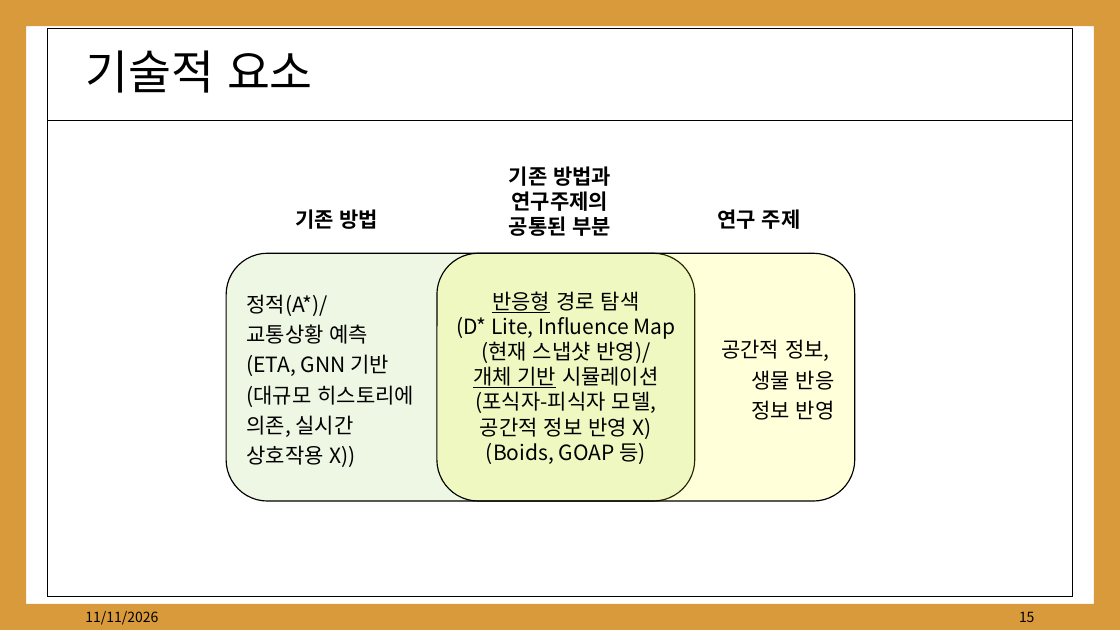
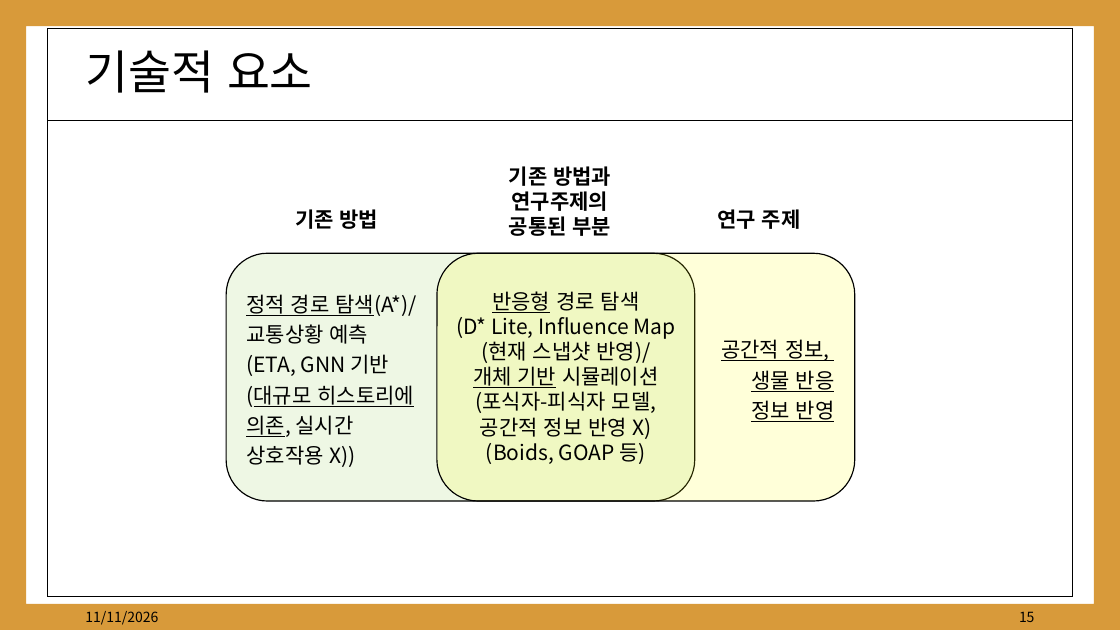
Before and after one commit to kwakyerin/2026_Graduation_Project, a slide deck: slide 15 of documents/HyunahKwon/01_works/01_designing/03_for_pt_professor/3차_배트와달트_정식제안서.pptx. Drawn at 1120x630 pixels with LibreOffice and Linux fonts; fonts in the diff are those of the drawing. Boxes give left, top, right and bottom in pixels: in the first picture for what was removed or moved away, otherwise in the second. Text is boxed around its words. In the diff, an @@ line names an element or a change of style, - is before the commit and + after.

```diff
--- a/documents/HyunahKwon/01_works/01_designing/03_for_pt_professor/3차_배트와달트_정식제안서.pptx
+++ b/documents/HyunahKwon/01_works/01_designing/03_for_pt_professor/3차_배트와달트_정식제안서.pptx
@@ rounded rectangle "공간적 정보, 생물 반응 정보 ..." at (437, 254, 854, 502): underline on @@
@@ text in rounded rectangle at (246, 294, 417, 467): text changed @@
-정적(A*)/
-교통상황 예측
-(ETA, GNN 기반
-(대규모 히스토리에
-의존, 실시간
-상호작용 X))
+정적 경로 탐색(A*)/
+교통상황 예측
+(ETA, GNN 기반
+(대규모 히스토리에
+의존, 실시간
+상호작용 X))
```
Also in this commit, not shown: 5 other slides changed, 5 other files.
